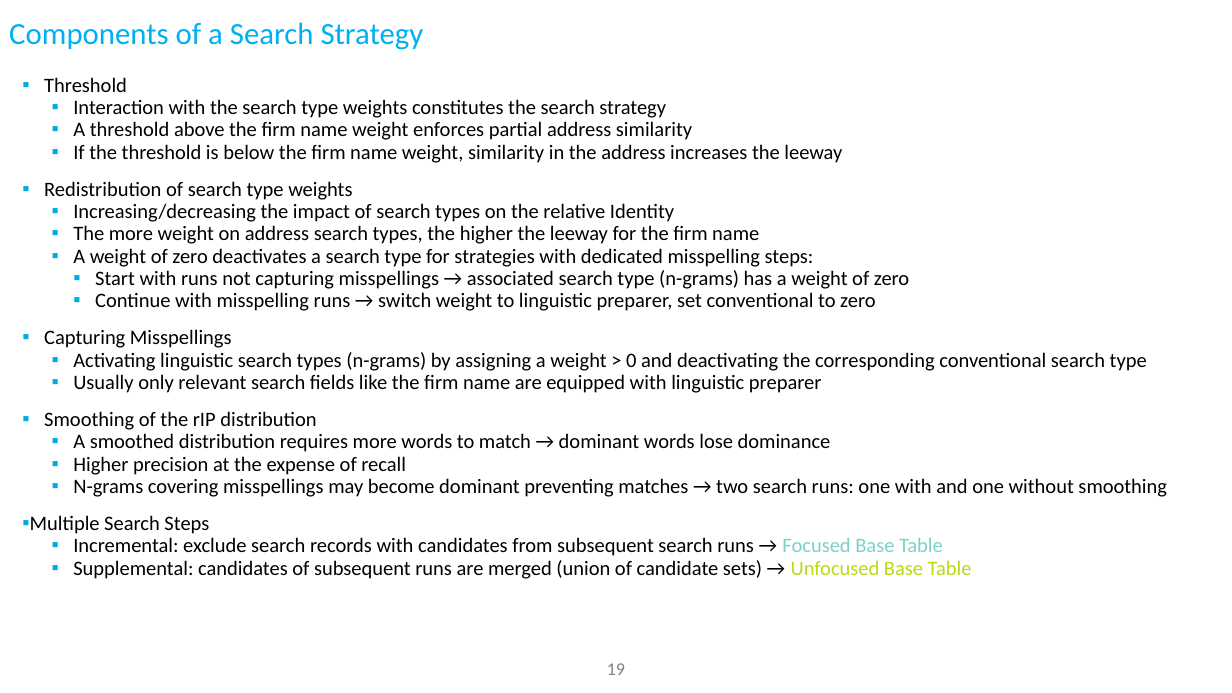
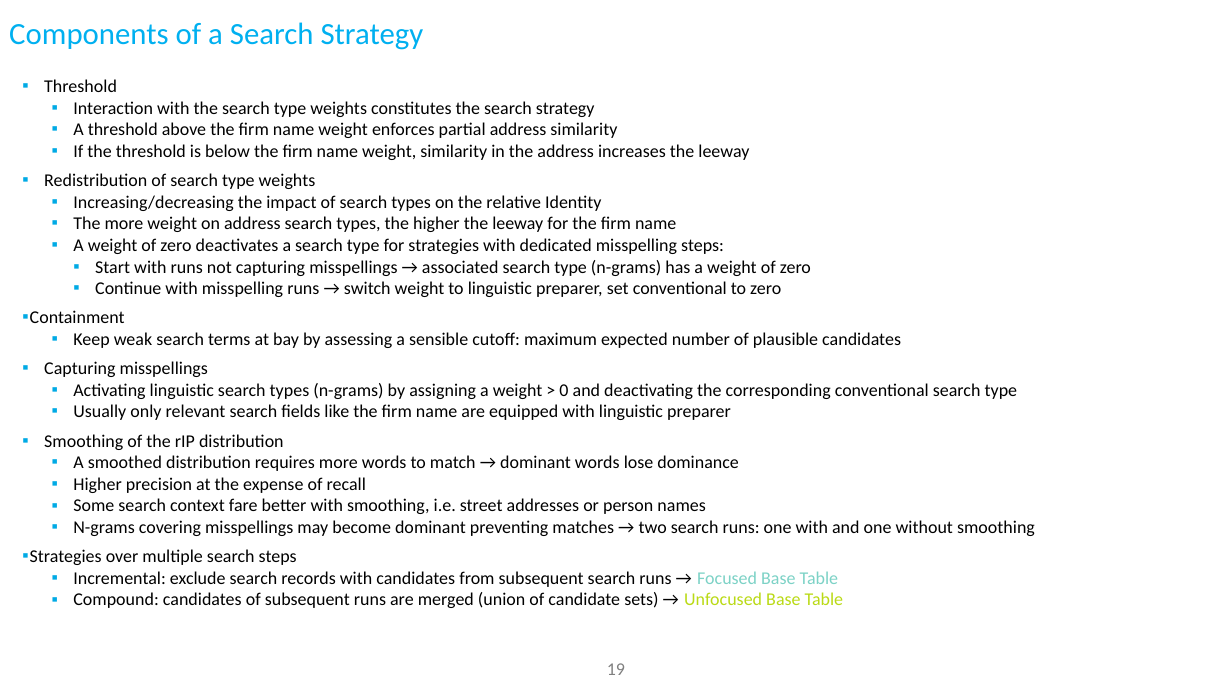
Before and after one commit to ThorstenDoherr/searchengine, a slide deck: slide 19 of doc/SearchEngine_Slides.pptx. Drawn at 1232x693 pixels with LibreOffice and Linux fonts; fonts in the diff are those of the drawing; background and template pictures are left out. Boxes give left, top, right and bottom in pixels: in the first picture for what was removed or moved away, otherwise in the second. Text is boxed around its words. In the diff, an @@ line names an element or a change of style, - is before the commit and + after.

```diff
--- a/doc/SearchEngine_Slides.pptx
+++ b/doc/SearchEngine_Slides.pptx
@@ text at box(44, 79, 1035, 587): size 16 to 14 pt in "Threshold", "Interaction with the search type weights constitutes ...", "A threshold above the firm name weight ...", "If the threshold is below the firm ..." and 13 more places; line spacing 0.9 to 1; less space between paragraphs @@
@@ text at box(30, 310, 901, 377): text changed; size 16 to 14 pt @@
-▪ Capturing Misspellings
+▪ Containment
+  ▪ Keep weak search terms at bay by assessing a sensible cutoff: maximum expected number of plausible candidates
+▪ Capturing misspellings
@@ text at box(73, 498, 705, 514): paragraph added @@
+  ▪ Some search context fare better with smoothing, i.e. street addresses or person names
@@ text at box(30, 549, 297, 565): text changed; size 16 to 14 pt @@
-▪ Multiple Search Steps
+▪ Strategies over multiple search steps
@@ text at box(73, 592, 844, 608): text changed; size 16 to 14 pt @@
-  ▪ Supplemental: candidates of subsequent runs are merged (union of candidate sets) → Unfocused Base Table
+  ▪ Compound: candidates of subsequent runs are merged (union of candidate sets) → Unfocused Base Table
```
Also in this commit, not shown: 6 other slides changed, 1 slide added, 1 slide removed, 1 other file.
